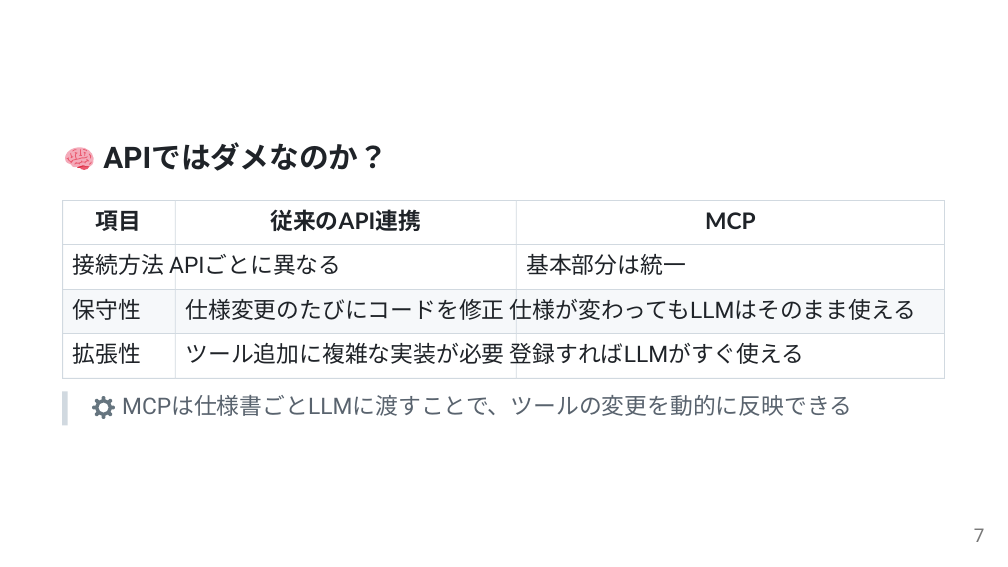
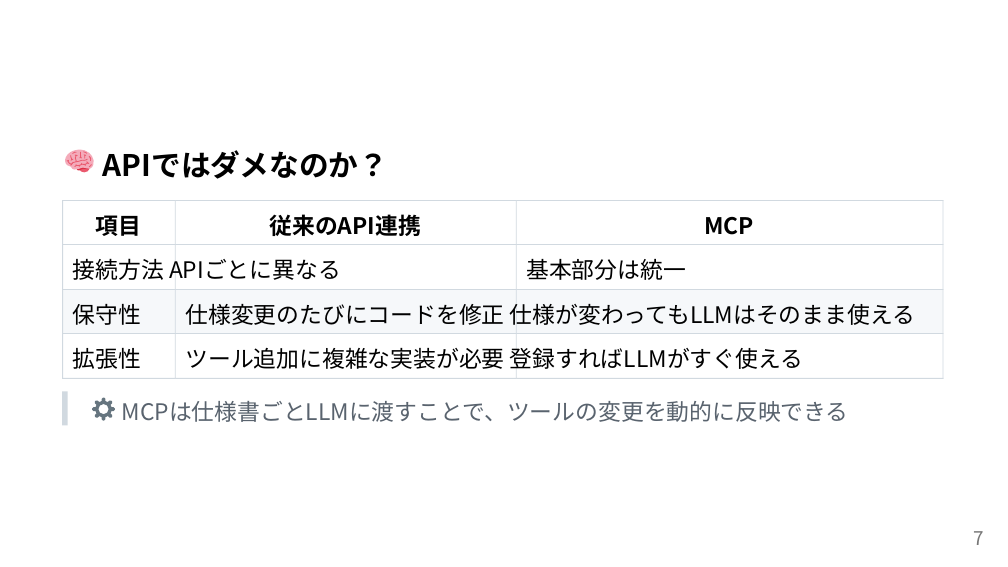
Before and after one commit to ShunsukeTamura06/mcp-study-materials, a slide deck: slide 7 of mcp-introduction.pptx. Drawn at 1008x567 pixels with LibreOffice and Linux fonts; fonts in the diff are those of the drawing. Boxes give left, top, right and bottom in pixels: in the first picture for what was removed or moved away, otherwise in the second. Text is boxed around its words. In the diff, an @@ line names an element or a change of style, - is before the commit and + after.

Commit message:
style修正

```diff
--- a/mcp-introduction.pptx
+++ b/mcp-introduction.pptx
@@ text removed at [103, 142, 388, 171] @@
-APIではダメなのか？
@@ outline redrawn in 19 elements at [516, 200, 943, 245], [516, 289, 943, 333], [516, 245, 943, 289], [516, 334, 943, 378], [516, 200, 944, 201], [516, 244, 944, 245], [516, 289, 944, 290], [516, 333, 944, 334], [516, 378, 944, 379], [943, 200, 944, 245], [943, 245, 944, 290], [943, 290, 944, 333], [943, 334, 944, 379], [92, 398, 115, 420], [70, 152, 89, 167], [79, 166, 89, 172], [77, 166, 90, 170], [65, 150, 94, 169], [67, 151, 91, 167] @@
@@ text added at [103, 150, 389, 179], 28.3 pt, text #000000, bold @@
+APIではダメなのか？
@@ text at [96, 215, 142, 236]: text changed; font Arial to Noto Sans CJK JP; text colour #1F2328 to #000000 @@
-項⽬
+項目
@@ text "従来のAPI連携" at [269, 214, 420, 236]: font Arial to Noto Sans CJK JP, font Lato to Noto Sans CJK JP in "従来のAPI連携"; text colour #1F2328 to #000000 @@
@@ font Lato to Noto Sans CJK JP, text colour #1F2328 to #000000 in 3 elements at [73, 348, 141, 369], [73, 304, 141, 325], [704, 217, 754, 235] @@
@@ text at [73, 258, 341, 280]: text changed; font Lato to Noto Sans CJK JP; text colour #1F2328 to #000000 @@
-接続⽅法 APIごとに異なる
+接続方法 APIごとに異なる
@@ text at [526, 259, 686, 280]: text changed; font Lato to Noto Sans CJK JP; text colour #1F2328 to #000000 @@
-基本部分は統⼀
+基本部分は統一
@@ text "仕様変更のたびにコードを修正 仕様が変わってもLLMはそのまま使える" at [185, 304, 915, 325]: font Lato to Noto Sans CJK JP, text colour #1F2328 to #000000; font Roboto to Noto Sans CJK JP in "仕様が変わってもLLMはそのまま使える" @@
@@ text "ツール追加に複雑な実装が必要 登録すればLLMがすぐ使える" at [185, 348, 804, 369]: font Lato to Noto Sans CJK JP in "ツール追加に複雑な実装が必要 登録すればLLMがすぐ使える"; font Roboto to Noto Sans CJK JP in "登録すればLLMがすぐ使える"; text colour #1F2328 to #000000 @@
@@ text "MCPは仕様書ごとLLMに渡すことで、ツールの変更を動的に反映できる" at [121, 401, 848, 422]: font Roboto to Noto Sans CJK JP, font Lato to Noto Sans CJK JP in "MCPは仕様書ごとLLMに渡すことで、ツールの変更を動的に反映できる" @@
@@ text "7" at [974, 531, 984, 545]: font Roboto to Noto Sans CJK JP @@
```
Also in this commit, not shown: 17 other slides changed, 1 slide added, 1 slide removed, 1 other file.
